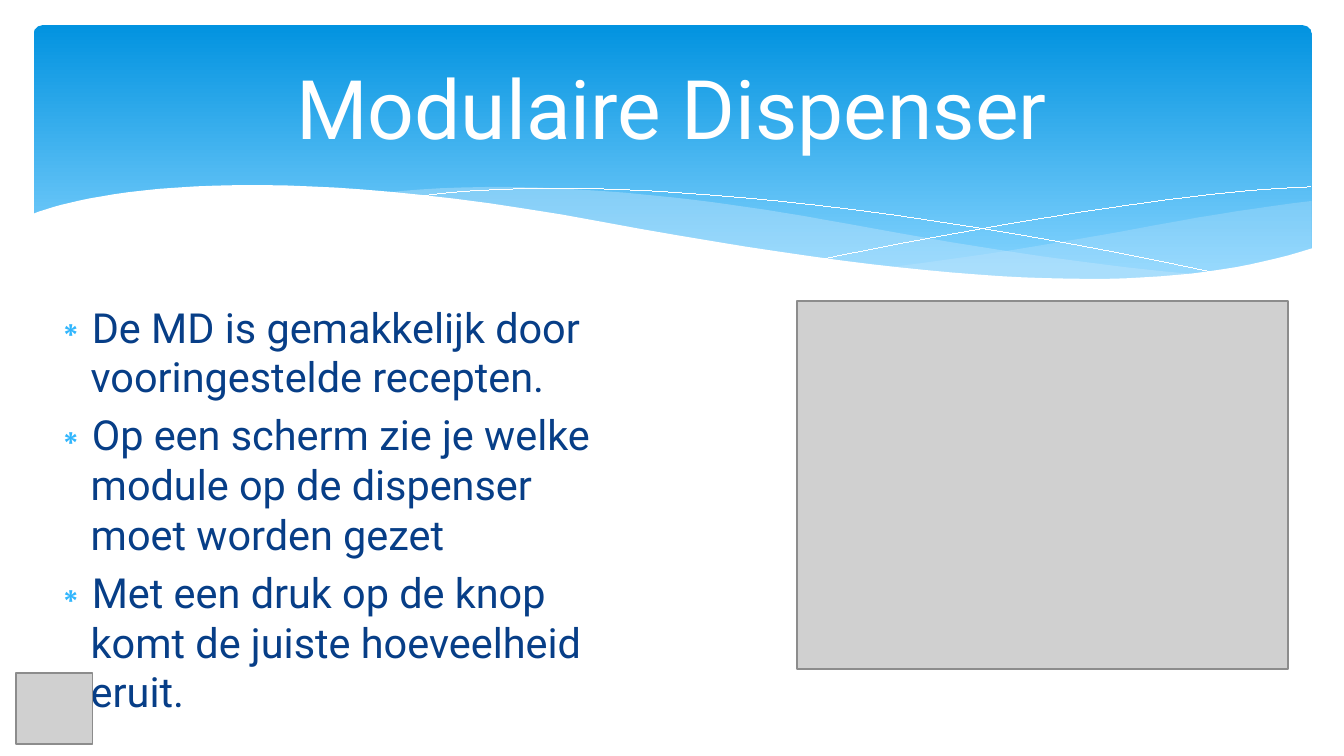
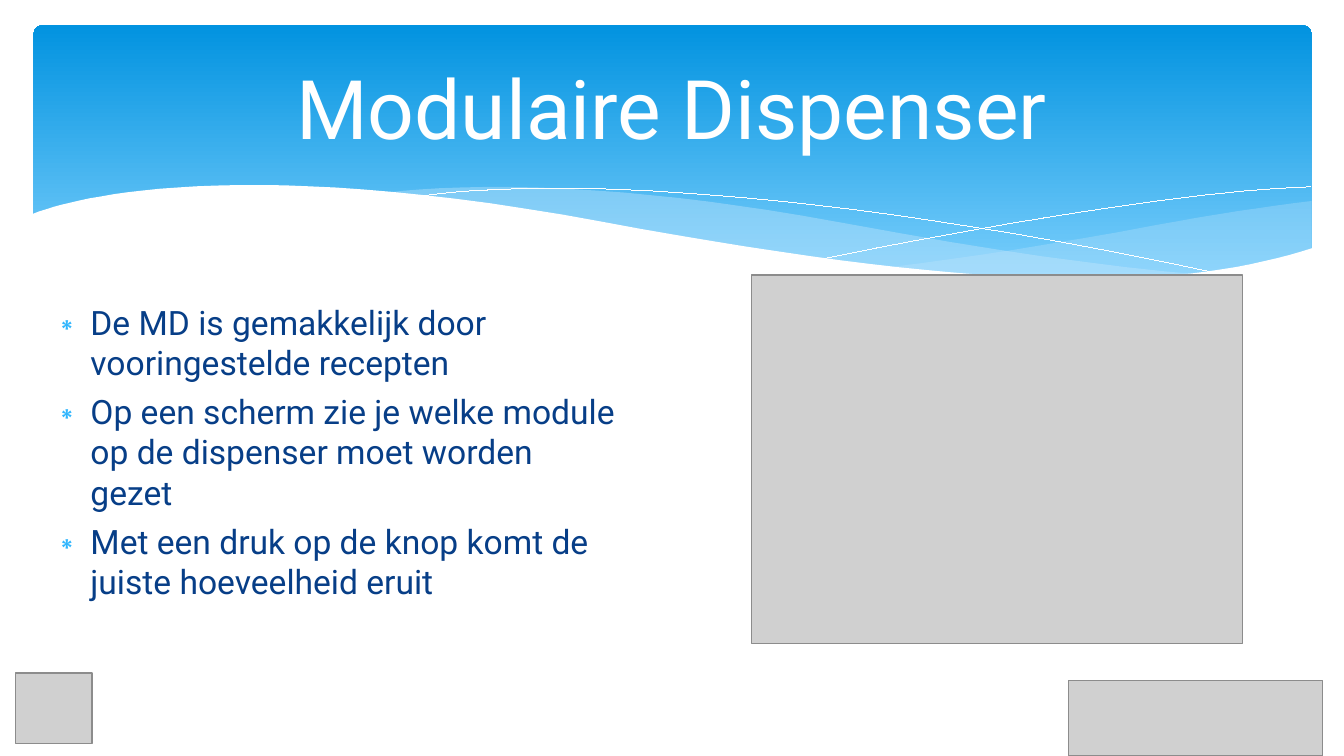
Before and after one commit to BM4GIT/PA-competitie, a slide deck: slide 3 of 2018-2019/Modulaire Dispenser/Documenten/Presentatie.pptx. Drawn at 1344x756 pixels with LibreOffice and Linux fonts; fonts in the diff are those of the drawing; grey boxes stand for pictures. Boxes give left, top, right and bottom in pixels: in the first picture for what was removed or moved away, otherwise in the second. Text is boxed around its words. In the diff, an @@ line names an element or a change of style, - is before the commit and + after.

```diff
--- a/2018-2019/Modulaire Dispenser/Documenten/Presentatie.pptx
+++ b/2018-2019/Modulaire Dispenser/Documenten/Presentatie.pptx
@@ rounded rectangle at box(34, 26, 1312, 297): fill gradient #0293E0 to #83D3FE to gradient #83D3FE to #0293E0 @@
@@ freeform shape at box(31, 185, 1313, 332): outline redrawn @@
@@ freeform shape at box(384, 187, 1199, 281): outline redrawn @@
@@ freeform shape at box(415, 188, 1219, 273): outline #FFFFFF 0 pt to #FFFFFF 0.75 pt; outline redrawn @@
@@ picture: place and size @@
-picture at box(797, 301, 1288, 669)
+picture at box(751, 276, 1242, 644)
@@ text at box(90, 309, 487, 382): text changed; size 22.2 to 18 pt @@
-∗ De MD is gemakkelijk door vooringestelde recepten.
+∗ De MD is gemakkelijk door vooringestelde recepten
@@ text at box(90, 398, 615, 512): size 22.2 to 18 pt in "Op een scherm zie je welke module ..." @@
@@ text at box(90, 528, 589, 601): text changed; size 22.2 to 18 pt @@
-∗ Met een druk op de knop komt de juiste hoeveelheid eruit.
+∗ Met een druk op de knop komt de juiste hoeveelheid eruit
@@ picture added at box(1068, 680, 1322, 755) @@
```
Also in this commit, not shown: 6 other slides changed, 51 other files.
